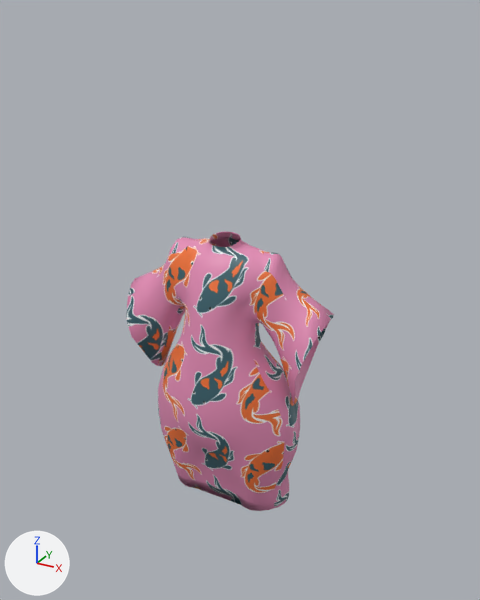
The Blender file Assets/Mokuri_Project/Lesser_Mokuri/Lesser_Mokuri/My Lil Mokuri (Blender).blend as it was, and as the next commit left it.
Before and after are seen from a 50 mm lens placed at (0.67, -1.168, 1.249), pointed at (-0.083, 0.2, 0.565). Arrows for +X, +Y and +Z are at lower left; the lights stay in place.

In view in the first picture: 'Yukata'.
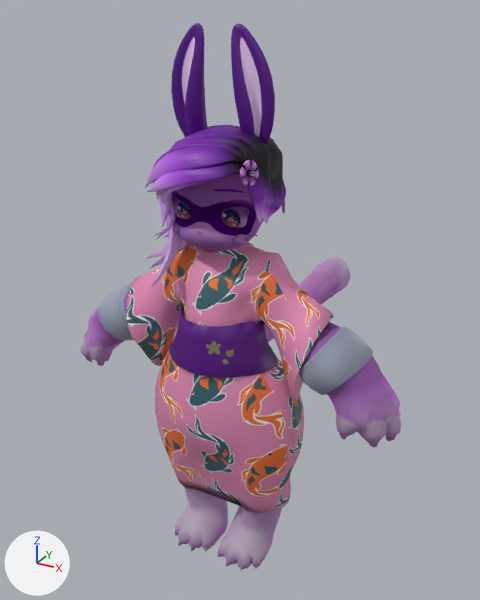
Where the change shows, as pixel boxes (x1, y1, x2, y2) in the pictures (480 x 600 px):
'Yukata', reshaped, moved, rescaled: before (126, 231, 334, 511); after (126, 243, 334, 513)
'Body', shown: after (80, 174, 401, 570)
'Hair', shown (purple): after (145, 125, 286, 286)
'Ears', shown (purple): after (171, 23, 275, 145)
'Flower', shown: after (240, 160, 259, 186)

The change in detail:
me_cube is used by ob_yukata; location (0.0, 0.04, 0.679); scale (0.0071, 0.00173, 0.0144).
me_cube had 1645 vertices, 1579 faces and spanned x -34.1..34.1, y -104.2..39.4, z -36.5..9.3.
me_cube now has 1829 vertices, 1717 faces and spans x -31.9..31.9, y -107.1..41.4, z -36.8..9.3.
me_cube part 1: 1645 vertices removed from x -34.1..34.1, y -104.2..39.4, z -36.5..9.3; 1829 vertices added at x -31.9..31.9, y -107.1..41.4, z -36.8..9.3.
Object 'Body' (ob_body) is now shown.
Object 'Hair' (ob_hair) is now shown.
Object 'Ears' (ob_ears) is now shown.
Object 'Flower' (ob_flower) is now shown.
Object 'Yukata' (ob_yukata) moves from (0.0, 0.04, 0.679) to (0.0, 0.042, 0.679).
Object 'Yukata' (ob_yukata) is rescaled from (0.0071, 0.00173, 0.0144) to (0.0076, 0.00175, 0.0144).
